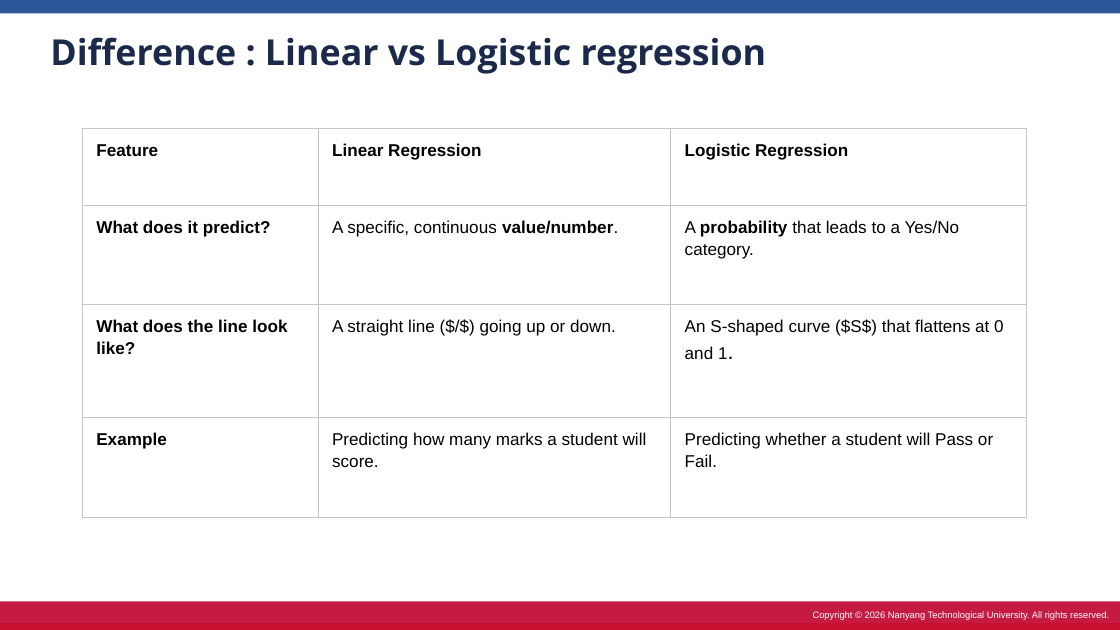
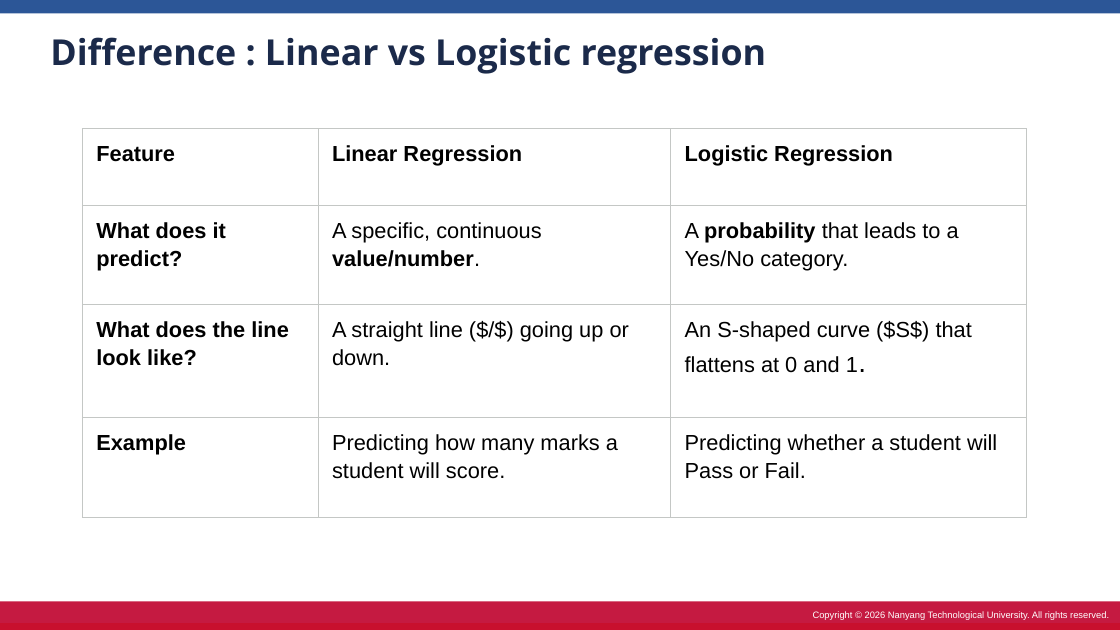
Before and after one commit to TKCH121/6m-data-c3.2-HDB_price_predictor, a slide deck: slide 7 of Coaching 1 - Linear regression [Streamlit deployment].pptx. Drawn at 1120x630 pixels with LibreOffice and Linux fonts; fonts in the diff are those of the drawing. Boxes give left, top, right and bottom in pixels: in the first picture for what was removed or moved away, otherwise in the second. Text is boxed around its words. In the diff, an @@ line names an element or a change of style, - is before the commit and + after.

```diff
--- a/Coaching 1 - Linear regression [Streamlit deployment].pptx
+++ b/Coaching 1 - Linear regression [Streamlit deployment].pptx
@@ table at <box>83,129,1028,517</box> @@
@@ size 11 to 14 pt @@
@@ size 14 to 18 pt in "1." @@
```
Also in this commit, not shown: 11 other slides changed.
